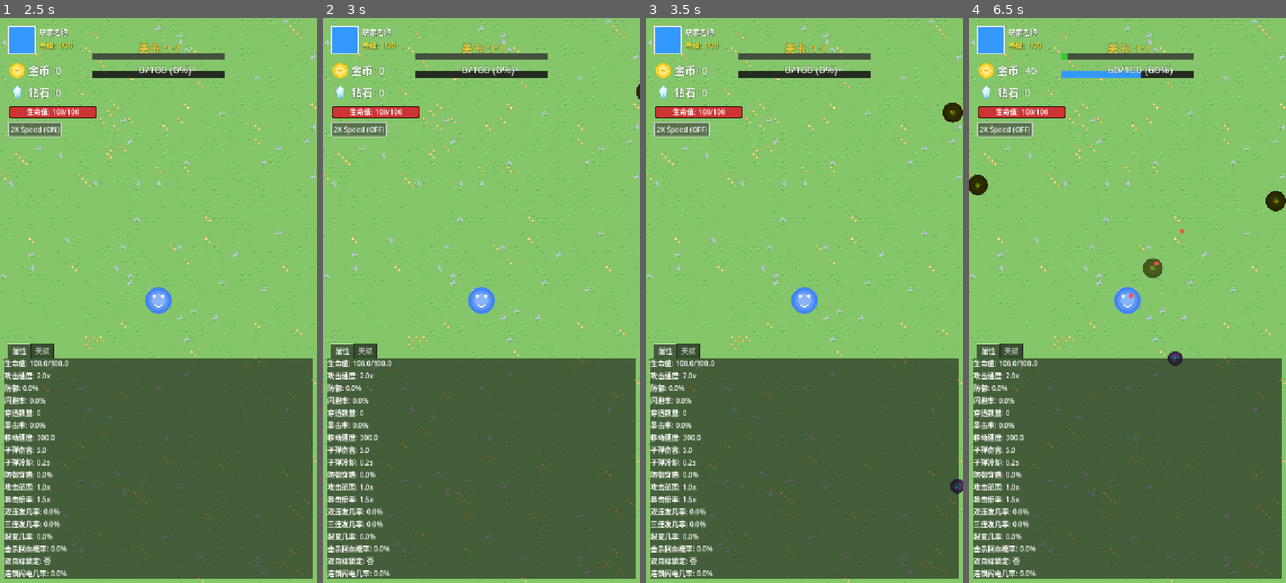
Above: before the commit, frames 1-4 (left to right).
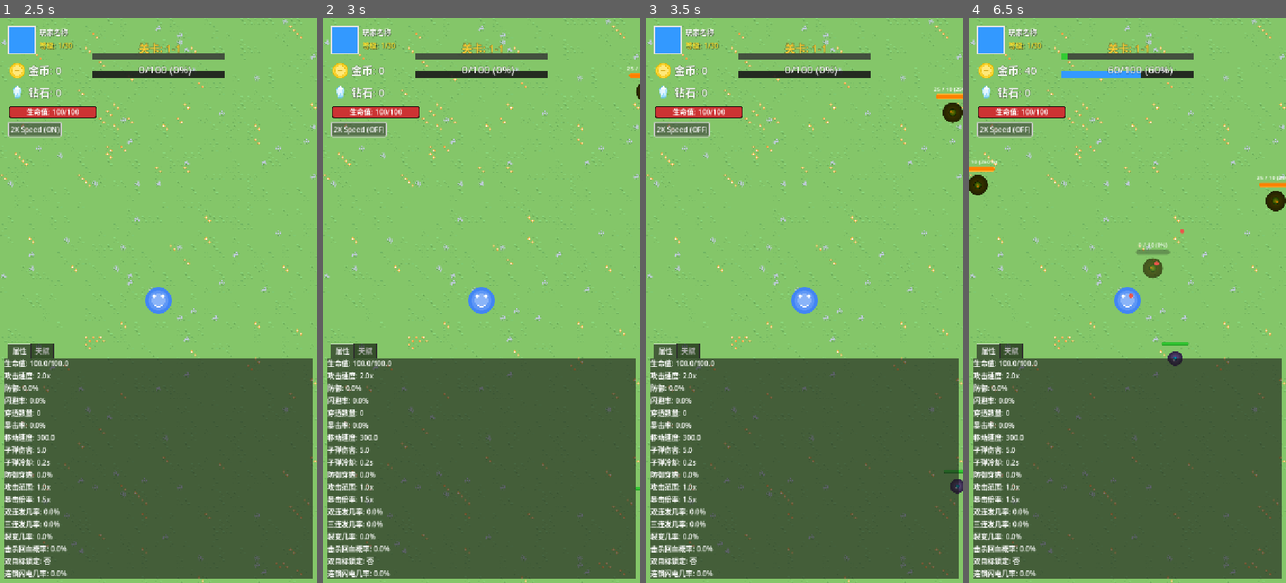
Above: after the commit, the same moments.

Repository: Jieice/Godot-MobileShooter
Game: Godot game, scene res://scenes/main.tscn
Two runs of this game, one before a commit and one after it. Both use one fixed random seed, a clock stepped at 60 frames per second and the inputs below.
Inputs:
- Up to frame 1 (2.5 s): click "2X Speed (OFF)" at 0.5 s; click "2X Speed (ON)" at 1.25 s; click "2X Speed (OFF)" at 2 s
- Up to frame 2 (3 s): click "2X Speed (ON)" at 2.75 s
- Up to frame 3 (3.5 s): no input
- Up to frame 4 (6.5 s): click "2X Speed (OFF)" at 3.5 s; click "2X Speed (ON)" at 4.25 s

Frame 1 is identical in both runs. In frame 2, less than 0.1% of the frame differs, in the area x 95-100%, y 8-84%; in frame 3, 0.2%; in frame 4, 0.4%, in the area x 0-100%, y 25-58%.

Commit message:
鏇存柊鏁屼汉鐩稿叧鍦烘櫙鍜岃剼鏈紝璋冩暣enemy.gd鍙奺nemy_boss/enemy_elite/enemy_normal鍦烘櫙

Diff:
--- a/scenes/enemy_boss.tscn
+++ b/scenes/enemy_boss.tscn
@@ -1,20 +1,34 @@
-[gd_scene load_steps=5 format=3]
+[gd_scene load_steps=4 format=3 uid="uid://dg4njxk1asr2c"]
 
-[ext_resource type="Script" path="res://scripts/enemy.gd" id="1_enemy"]
-[ext_resource type="Texture2D" path="res://assets/sprites/enemy_boss.svg" id="2_enemy_texture"]
+[ext_resource type="Script" uid="uid://bttutphk3oncy" path="res://scripts/enemy.gd" id="1_enemy"]
+[ext_resource type="Texture2D" uid="uid://bxoai2laempq0" path="res://assets/sprites/enemy_boss.svg" id="2_enemy_texture"]
 
 [sub_resource type="CircleShape2D" id="CircleShape2D_1"]
 radius = 40.0
 
-[node name="EnemyBoss" type="CharacterBody2D" groups=["enemies","enemy_boss"]]
-enemy_type = "boss"
+[node name="EnemyBoss" type="CharacterBody2D" groups=["enemies", "enemy_boss"]]
 collision_layer = 2
 collision_mask = 3
 script = ExtResource("1_enemy")
 
 [node name="Sprite2D" type="Sprite2D" parent="."]
+scale = Vector2(0.7, 0.7)
 texture = ExtResource("2_enemy_texture")
-scale = Vector2(0.7, 0.7)
 
 [node name="CollisionShape2D" type="CollisionShape2D" parent="."]
 shape = SubResource("CircleShape2D_1")
+
+[node name="HealthBar" type="ProgressBar" parent="."]
+anchors_preset = 8
+anchor_left = 0.5
+anchor_top = 0.5
+anchor_right = 0.5
+anchor_bottom = 0.5
+offset_left = -31.0
+offset_top = -36.0
+offset_right = 31.0
+offset_bottom = -30.0
+grow_horizontal = 2
+grow_vertical = 2
+value = 100.0
+show_percentage = false
--- a/scenes/enemy_elite.tscn
+++ b/scenes/enemy_elite.tscn
@@ -1,20 +1,34 @@
-[gd_scene load_steps=5 format=3]
+[gd_scene load_steps=4 format=3 uid="uid://u7brs46k6vja"]
 
-[ext_resource type="Script" path="res://scripts/enemy.gd" id="1_enemy"]
-[ext_resource type="Texture2D" path="res://assets/sprites/enemy_elite.svg" id="2_enemy_texture"]
+[ext_resource type="Script" uid="uid://bttutphk3oncy" path="res://scripts/enemy.gd" id="1_enemy"]
+[ext_resource type="Texture2D" uid="uid://btb2a6xpgyfuf" path="res://assets/sprites/enemy_elite.svg" id="2_enemy_texture"]
 
 [sub_resource type="CircleShape2D" id="CircleShape2D_1"]
 radius = 28.0
 
-[node name="EnemyElite" type="CharacterBody2D" groups=["enemies","enemy_elite"]]
-enemy_type = "elite"
+[node name="EnemyElite" type="CharacterBody2D" groups=["enemies", "enemy_elite"]]
 collision_layer = 2
 collision_mask = 3
 script = ExtResource("1_enemy")
 
 [node name="Sprite2D" type="Sprite2D" parent="."]
+scale = Vector2(0.5, 0.5)
 texture = ExtResource("2_enemy_texture")
-scale = Vector2(0.5, 0.5)
 
 [node name="CollisionShape2D" type="CollisionShape2D" parent="."]
 shape = SubResource("CircleShape2D_1")
+
+[node name="HealthBar" type="ProgressBar" parent="."]
+anchors_preset = 8
+anchor_left = 0.5
+anchor_top = 0.5
+anchor_right = 0.5
+anchor_bottom = 0.5
+offset_left = -31.0
+offset_top = -36.0
+offset_right = 31.0
+offset_bottom = -30.0
+grow_horizontal = 2
+grow_vertical = 2
+value = 100.0
+show_percentage = false
--- a/scenes/enemy_normal.tscn
+++ b/scenes/enemy_normal.tscn
@@ -1,20 +1,34 @@
-[gd_scene load_steps=5 format=3]
+[gd_scene load_steps=4 format=3 uid="uid://cmrixe6xtxv3n"]
 
-[ext_resource type="Script" path="res://scripts/enemy.gd" id="1_enemy"]
-[ext_resource type="Texture2D" path="res://assets/sprites/enemy_normal.svg" id="2_enemy_texture"]
+[ext_resource type="Script" uid="uid://bttutphk3oncy" path="res://scripts/enemy.gd" id="1_enemy"]
+[ext_resource type="Texture2D" uid="uid://ceqkqocy4hu17" path="res://assets/sprites/enemy_normal.svg" id="2_enemy_texture"]
 
 [sub_resource type="CircleShape2D" id="CircleShape2D_1"]
 radius = 24.0
 
-[node name="Enemy" type="CharacterBody2D" groups=["enemies","enemy_normal"]]
-enemy_type = "normal"
+[node name="Enemy" type="CharacterBody2D" groups=["enemies", "enemy_normal"]]
 collision_layer = 2
 collision_mask = 3
 script = ExtResource("1_enemy")
 
 [node name="Sprite2D" type="Sprite2D" parent="."]
+scale = Vector2(0.4, 0.4)
 texture = ExtResource("2_enemy_texture")
-scale = Vector2(0.4, 0.4)
 
 [node name="CollisionShape2D" type="CollisionShape2D" parent="."]
 shape = SubResource("CircleShape2D_1")
+
+[node name="HealthBar" type="ProgressBar" parent="."]
+anchors_preset = 8
+anchor_left = 0.5
+anchor_top = 0.5
+anchor_right = 0.5
+anchor_bottom = 0.5
+offset_left = -31.0
+offset_top = -36.0
+offset_right = 31.0
+offset_bottom = -30.0
+grow_horizontal = 2
+grow_vertical = 2
+value = 100.0
+show_percentage = false
--- a/scripts/enemy.gd
+++ b/scripts/enemy.gd
@@ -185,56 +185,81 @@
 	var health_bar = get_node_or_null("HealthBar")
 	if health_bar == null:
 		return
-	# 检查是否为BOSS（通过分组或缩放比例判断）
-	var is_boss = is_in_group("boss") or scale.x >= 1.3 or scale.y >= 1.3
-
-	# 获取或创建 ShieldOverlay (ColorRect)
-	var shield_overlay = health_bar.get_node_or_null("ShieldOverlay")
-	if not shield_overlay:
-		shield_overlay = ColorRect.new()
-		shield_overlay.name = "ShieldOverlay"
-		health_bar.add_child(shield_overlay)
-		# 设置为填充父级区域，以便通过 offset_right 控制宽度
-		shield_overlay.set_anchors_and_offsets_preset(Control.PRESET_FULL_RECT)
-		shield_overlay.color = get_shield_style_box().bg_color # 设置护盾颜色
-		shield_overlay.visible = false # 初始隐藏
-
-	# 计算护盾量（超出最大生命值的部分）
-	var shield_amount = max(0, health - max_health)
-
-	if is_boss and shield_amount > 0:
-		# BOSS 有护盾。显示基础血量为满，护盾作为叠加层
-		health_bar.max_value = max_health # 基础血量容量
-		health_bar.value = max_health # 基础血条显示为满（绿色）
-		health_bar.add_theme_stylebox_override("fill", get_health_style_box()) # 确保基础血条是绿色
-
-		shield_overlay.visible = true
-		# 计算护盾宽度，相对于 health_bar 的宽度
-		# 护盾的视觉宽度上限也为 health_bar 的宽度 (例如，如果护盾量也达到 max_health，则完全覆盖)
-		var shield_fill_ratio = float(min(shield_amount, max_health)) / max_health
-
-		# 通过 offset_right 控制 ColorRect 的宽度
-		shield_overlay.offset_right = health_bar.get_rect().size.x * shield_fill_ratio
-		shield_overlay.offset_left = 0 # 从左侧开始填充
-
-		# 更新血量标签，显示基础血量 + 护盾
-		_create_or_update_health_label(health_bar, str(int(max_health)) + " + 护盾: " + str(int(shield_amount)), true)
+
+	# 类型判断
+	var is_boss = enemy_type == "boss" or is_in_group("enemy_boss")
+	var is_elite = enemy_type == "elite" or is_in_group("enemy_elite")
+
+	# 颜色和粗细
+	var fill_style = null
+	if is_boss:
+		fill_style = StyleBoxFlat.new()
+		fill_style.bg_color = Color(0.9, 0.1, 0.1, 1) # 红色
+		fill_style.border_width_top = 2
+		fill_style.border_width_bottom = 2
+		fill_style.border_color = Color(1, 0.3, 0.3, 1)
+		fill_style.corner_radius_top_left = 4
+		fill_style.corner_radius_top_right = 4
+		fill_style.corner_radius_bottom_left = 4
+		fill_style.corner_radius_bottom_right = 4
+		health_bar.custom_minimum_size = Vector2(80, 14)
+	elif is_elite:
+		fill_style = StyleBoxFlat.new()
+		fill_style.bg_color = Color(1, 0.5, 0, 1) # 橙色
+		fill_style.border_width_top = 1
+		fill_style.border_width_bottom = 1
+		fill_style.border_color = Color(1, 0.7, 0.2, 1)
+		fill_style.corner_radius_top_left = 3
+		fill_style.corner_radius_top_right = 3
+		fill_style.corner_radius_bottom_left = 3
+		fill_style.corner_radius_bottom_right = 3
+		health_bar.custom_minimum_size = Vector2(70, 10)
 	else:
-		# 无护盾，或不是BOSS，显示正常血量
-		health_bar.max_value = max_health
-		health_bar.value = health
-		health_bar.add_theme_stylebox_override("fill", get_health_style_box()) # 确保是绿色
-
-		shield_overlay.visible = false # 隐藏护盾层
-
-		# 根据是否是BOSS更新标签
-		var label_text
-		if is_boss: # 对于没有护盾的 BOSS，显示正常血量 (例如 50/100)
-			label_text = str(int(health)) + "/" + str(int(max_health))
-		else: # 普通敌人
-			var health_percent = (float(health) / max_health) * 100
-			label_text = str(int(health_percent)) + "%"
-		_create_or_update_health_label(health_bar, label_text, is_boss)
+		fill_style = StyleBoxFlat.new()
+		fill_style.bg_color = Color(0.2, 0.8, 0.2, 1) # 绿色
+		fill_style.border_width_top = 1
+		fill_style.border_width_bottom = 1
+		fill_style.border_color = Color(0.1, 0.4, 0.1, 1)
+		fill_style.corner_radius_top_left = 2
+		fill_style.corner_radius_top_right = 2
+		fill_style.corner_radius_bottom_left = 2
+		fill_style.corner_radius_bottom_right = 2
+		health_bar.custom_minimum_size = Vector2(60, 8)
+
+	# 只在未自定义 fill 时才覆盖
+	if not health_bar.has_theme_stylebox_override("fill"):
+		health_bar.add_theme_stylebox_override("fill", fill_style)
+
+	health_bar.max_value = max_health
+	health_bar.value = max(0, health)
+
+	# Label内容
+	var label = health_bar.get_node_or_null("HealthLabel")
+	if not label:
+		label = Label.new()
+		label.name = "HealthLabel"
+		label.horizontal_alignment = HORIZONTAL_ALIGNMENT_CENTER
+		label.vertical_alignment = VERTICAL_ALIGNMENT_CENTER
+		label.add_theme_color_override("font_color", Color(1, 1, 1))
+		label.add_theme_font_size_override("font_size", 16 if is_boss else 12)
+		health_bar.add_child(label)
+
+	if is_boss:
+		label.text = str(int(health)) + " / " + str(int(max_health)) + " (" + str(int(100 * health / max_health)) + "%)"
+		label.visible = true
+	elif is_elite:
+		label.text = str(int(health)) + " / " + str(int(max_health)) + " (" + str(int(100 * health / max_health)) + "%)"
+		label.visible = true
+	else:
+		label.visible = false
+
+# 自动让label居中并悬浮在血条上方（仅精英和BOSS）
+	if (is_boss or is_elite) and label.visible:
+		await get_tree().process_frame # 等待一帧，确保label.size已更新
+		label.position = Vector2(
+			(health_bar.size.x - label.size.x) / 2,
+			- label.size.y - 2 # 2像素间距
+		)
 
 
 # 返回一个 StyleBoxFlat，用于默认血条颜色 (绿色)
